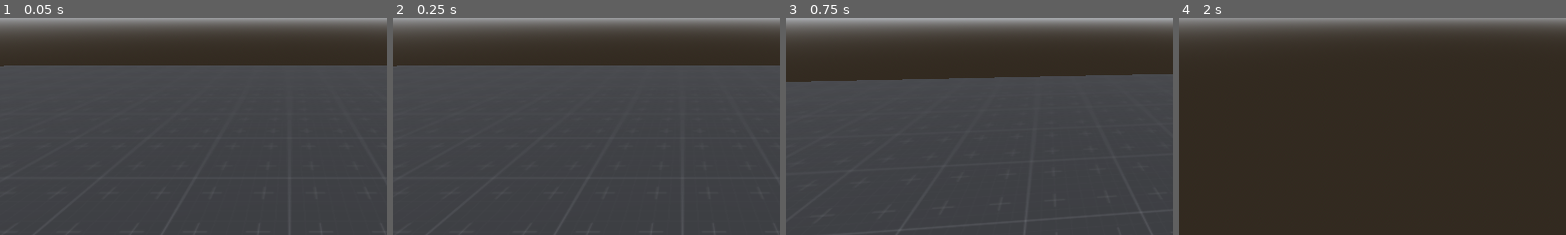
Above: before the commit, frames 1-4 (left to right).
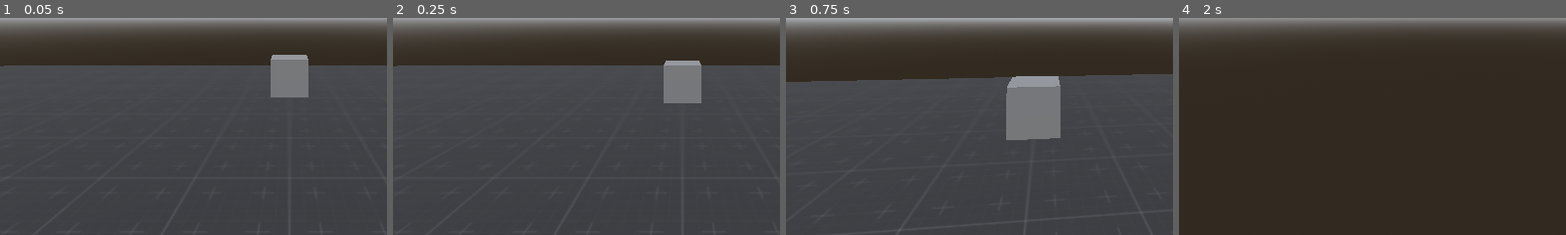
Above: after the commit, the same moments.

Repository: Wowe-Peanut/GetReal
Game: Godot game, scene res://test.tscn
Two runs of this game, one before a commit and one after it. Both use one fixed random seed, a clock stepped at 60 frames per second and the inputs below.
Inputs (mouse positions are % of the whole screen's width and height, from its top left):
- Up to frame 1 (0.05 s): no input
- Up to frame 2 (0.25 s): no input
- Up to frame 3 (0.75 s): tap Enter at 0.5 s; move the mouse to (55, 50) at 0.52 s; hold W (move_forward) from 0.53 s (still down); right-click (55, 50) at 0.6 s
- Up to frame 4 (2 s): keep holding W (move_forward); tap Space (jump) at 0.77, 1.52 s; move the mouse to (45, 50) at 1.27 s; right-click (45, 50) at 1.35 s
The pictures show only the part of the screen within x 13-63%, y 50-100%; the shares and areas given below are measured in that part.

The runs differ from the first frame. In frame 1, 1.9% of the frame differs, in the area x 69-80%, y 16-37%; in frame 2, 1.9%; in frame 3, 4.0%, in the area x 56-71%, y 26-57%; in frame 4, nothing differs.

Commit message:
box visibility deletion and coyote time

Diff:
--- /dev/null
+++ b/box.gd
@@ -0,0 +1,42 @@
+extends RigidBody3D
+
+@onready var visibility_check: VisibleOnScreenNotifier3D = $VisibleOnScreenNotifier3D
+@onready var mesh: MeshInstance3D = $Mesh
+@onready var coyote_timer: Timer = $CoyoteTimer
+
+var observers: Array[Node] = []
+var to_delete: bool = false
+
+signal destroyed
+
+# Called when the node enters the scene tree for the first time.
+func _ready() -> void:
+	coyote_timer.timeout.connect(destroy_self)
+	observers = get_tree().get_nodes_in_group("observer")
+
+func _physics_process(delta: float) -> void:
+	# if off screen and ct off: start coyote timer
+	if !visibility_check.is_on_screen() and coyote_timer.is_stopped():
+		coyote_timer.start()
+	# if on screen and ct off, and obscured, ct on
+	if visibility_check.is_on_screen() and is_obscured(get_world_3d().direct_space_state, get_viewport().get_camera_3d()) and coyote_timer.is_stopped():
+		coyote_timer.start()
+	# if on screen and unobscured stop and ct on, don't delete ct off
+	if visibility_check.is_on_screen() and !is_obscured(get_world_3d().direct_space_state, get_viewport().get_camera_3d()) and !coyote_timer.is_stopped():
+		coyote_timer.stop()
+
+func is_obscured(state: PhysicsDirectSpaceState3D, observer: Camera3D) -> bool:
+	#for observer in observers:
+	for vertex in mesh.get_mesh().get_faces():
+		var from = mesh.global_transform.basis * vertex + mesh.global_position
+		var query = PhysicsRayQueryParameters3D.create(from, observer.global_position)
+		query.exclude = [self] # this should change as more types of colliders are added
+		var result = state.intersect_ray(query)
+		if result and result.collider.name == "Player":
+			return false
+	return true
+
+func destroy_self() -> void:
+	print("Deleting...")
+	emit_signal("destroyed")
+	queue_free()
--- a/box.tscn
+++ b/box.tscn
@@ -1,4 +1,6 @@
-[gd_scene load_steps=4 format=3 uid="uid://c6t43xntvjerc"]
+[gd_scene load_steps=5 format=3 uid="uid://c6t43xntvjerc"]
+
+[ext_resource type="Script" path="res://box.gd" id="1_odnql"]
 
 [sub_resource type="PhysicsMaterial" id="PhysicsMaterial_dtxx0"]
 friction = 2.0
@@ -16,9 +18,17 @@
 mass = 100.0
 physics_material_override = SubResource("PhysicsMaterial_dtxx0")
 freeze_mode = 1
+script = ExtResource("1_odnql")
 
 [node name="Collision" type="CollisionShape3D" parent="."]
 shape = SubResource("BoxShape3D_fsolg")
 
 [node name="Mesh" type="MeshInstance3D" parent="."]
 mesh = SubResource("BoxMesh_tcafk")
+
+[node name="VisibleOnScreenNotifier3D" type="VisibleOnScreenNotifier3D" parent="."]
+aabb = AABB(-0.375, -0.375, -0.375, 0.75, 0.75, 0.75)
+
+[node name="CoyoteTimer" type="Timer" parent="."]
+wait_time = 0.5
+one_shot = true
--- /dev/null
+++ b/default_environment_texture.tres
@@ -0,0 +1,8 @@
+[gd_resource type="StandardMaterial3D" load_steps=2 format=3 uid="uid://byswl41fa324d"]
+
+[ext_resource type="Texture2D" uid="uid://52avwqwg6gxo" path="res://PNG/Dark/texture_06.png" id="1_vemvn"]
+
+[resource]
+albedo_texture = ExtResource("1_vemvn")
+uv1_triplanar = true
+uv1_world_triplanar = true
--- a/player.tscn
+++ b/player.tscn
@@ -15,7 +15,7 @@
 script = ExtResource("1_16goh")
 camera_sens = 10.0
 
-[node name="Camera" type="Camera3D" parent="."]
+[node name="Camera" type="Camera3D" parent="." groups=["observer"]]
 transform = Transform3D(1, 0, 0, 0, 1, 0, 0, 0, 1, 0, 1.7, 0)
 current = true
 
@@ -25,7 +25,7 @@
 collision_mask = 4
 
 [node name="HeldObjectPosition" type="Marker3D" parent="Camera"]
-transform = Transform3D(1, 0, 0, 0, 1, 0, 0, 0, 1, 0, -0.5, -1.5)
+transform = Transform3D(1, 0, 0, 0, 0.965926, -0.258819, 0, 0.258819, 0.965926, 0, -0.5, -1.5)
 
 [node name="Collision" type="CollisionShape3D" parent="."]
 transform = Transform3D(1, 0, 0, 0, 1, 0, 0, 0, 1, 0, 0.9, 0)
--- a/test.tscn
+++ b/test.tscn
@@ -1,18 +1,20 @@
-[gd_scene load_steps=10 format=3 uid="uid://c3jr12ajd7mo4"]
+[gd_scene load_steps=11 format=3 uid="uid://c3jr12ajd7mo4"]
 
 [ext_resource type="PackedScene" uid="uid://bjgyylqm3xc11" path="res://player.tscn" id="1_a76g4"]
-[ext_resource type="Texture2D" uid="uid://52avwqwg6gxo" path="res://PNG/Dark/texture_06.png" id="2_h77vt"]
 [ext_resource type="PackedScene" uid="uid://c6t43xntvjerc" path="res://box.tscn" id="3_cus30"]
+[ext_resource type="Material" uid="uid://byswl41fa324d" path="res://default_environment_texture.tres" id="3_duvdi"]
+
+[sub_resource type="BoxShape3D" id="BoxShape3D_smomk"]
+size = Vector3(1, 2, 7)
+
+[sub_resource type="BoxMesh" id="BoxMesh_6puv6"]
+size = Vector3(1, 2, 7)
 
 [sub_resource type="BoxShape3D" id="BoxShape3D_o35qo"]
 size = Vector3(20, 1, 20)
 
 [sub_resource type="BoxMesh" id="BoxMesh_2b212"]
 size = Vector3(20, 1, 20)
-
-[sub_resource type="StandardMaterial3D" id="StandardMaterial3D_u00es"]
-albedo_texture = ExtResource("2_h77vt")
-uv1_triplanar = true
 
 [sub_resource type="ProceduralSkyMaterial" id="ProceduralSkyMaterial_avhxm"]
 
@@ -29,16 +31,27 @@
 jump_height = 1.5
 
 [node name="Box" parent="." instance=ExtResource("3_cus30")]
-transform = Transform3D(1, 0, 0, 0, 1, 0, 0, 0, 1, -5, 1, 0)
+transform = Transform3D(1, 0, 0, 0, 1, 0, 0, 0, 1, 0, 1, -6)
+
+[node name="StaticBody3D2" type="StaticBody3D" parent="."]
+transform = Transform3D(1, 0, 0, 0, 1, 0, 0, 0, 1, -4, 1, 2)
+
+[node name="CollisionShape3D" type="CollisionShape3D" parent="StaticBody3D2"]
+shape = SubResource("BoxShape3D_smomk")
+
+[node name="MeshInstance3D" type="MeshInstance3D" parent="StaticBody3D2"]
+mesh = SubResource("BoxMesh_6puv6")
+surface_material_override/0 = ExtResource("3_duvdi")
 
 [node name="StaticBody3D" type="StaticBody3D" parent="."]
+collision_mask = 5
 
 [node name="CollisionShape3D" type="CollisionShape3D" parent="StaticBody3D"]
 shape = SubResource("BoxShape3D_o35qo")
 
 [node name="MeshInstance3D" type="MeshInstance3D" parent="StaticBody3D"]
 mesh = SubResource("BoxMesh_2b212")
-surface_material_override/0 = SubResource("StandardMaterial3D_u00es")
+surface_material_override/0 = ExtResource("3_duvdi")
 
 [node name="WorldEnvironment" type="WorldEnvironment" parent="."]
 environment = SubResource("Environment_4nkms")
Not shown, changed: .gitignore
